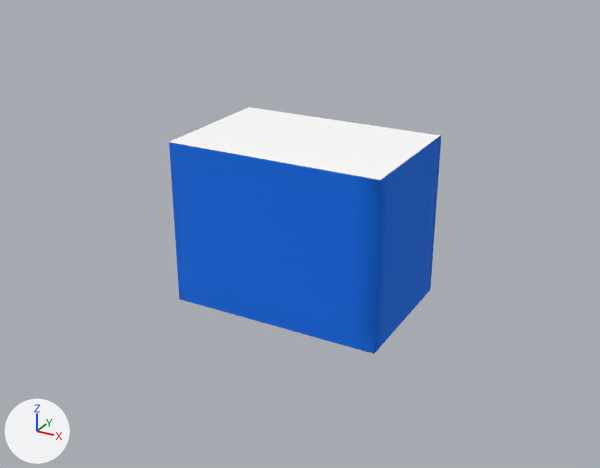
Two versions of the OBJ model src/scenes/scene4.obj, one commit apart.
Before and after are seen from a camera (50 mm lens) standing at (14.44, -24.88, 12.32) and looking at (1.58, -1.5, 0.63). Lighting does not change. The marker at lower left points along +X, +Y and +Z. Where no turn or scale is listed for an object, it has been applied to the vertices.

Names of what the first picture shows: 'scene4'.
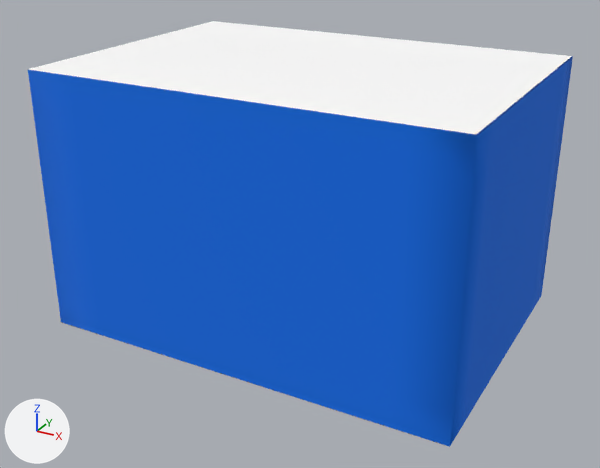
Pixel boxes (x1, y1, x2, y2) of what changed, in the pictures (600 x 468 px; the box of a moved part takes in the faces that stretch with it):
'scene4', reshaped (100% wider, 72% taller): before (169, 107, 441, 354); after (28, 21, 573, 447)
part 1 of me_scene4, moved or reshaped: before (169, 110, 441, 354); after (28, 56, 573, 447)
part 2 of me_scene4, rebuilt (94% wider, 118% taller): before (180, 299, 370, 353); after (71, 325, 440, 444)
part 3 of me_scene4, added: after (28, 21, 572, 135)
part 4 of me_scene4, deleted: before (170, 107, 440, 180)

What changed in the scene script:
```text
Change me_scene4:
    used by ob_scene4; location = (0.0, 0.0, 0.0)
    remove me_scene4.from_pydata(...)  # 1609 vertices, 3068 faces; spans x -3.08..5.02, y -2.58..2.75, z -2.64..3.57
    add me_scene4.from_pydata(...)  # 3150 vertices, 6128 faces; spans x -5.77..8.92, y -6.06..4.35, z -2.64..6.51
    me_scene4 part 1: the loose piece of 288 vertices spanning x -3.06..5.02, y -2.57..2.75, z -2.64..3.57 is multiplied about its middle by the matrix ((1.814, 0.0, 0.0), (0.0, 1.955, 0.0), (0.0, 0.0, 1.472)), then moved by (0.61, -0.94, 1.46)
    me_scene4 part 2: the loose piece of 81 vertices spanning x -3.08..5.0, y -2.58..2.74, z -2.63 is rebuilt with 81 vertices and now spans x -5.76..8.89, y -6.06..4.34, z -2.63
    me_scene4 part 3: a new loose piece of 81 vertices spanning x -5.77..8.89, y -6.05..4.35, z 6.51, in mat_default_texture (white #ffffff)
    me_scene4 part 4: the loose piece of 81 vertices spanning x -3.08..4.99, y -2.57..2.75, z 3.57 is deleted
```
